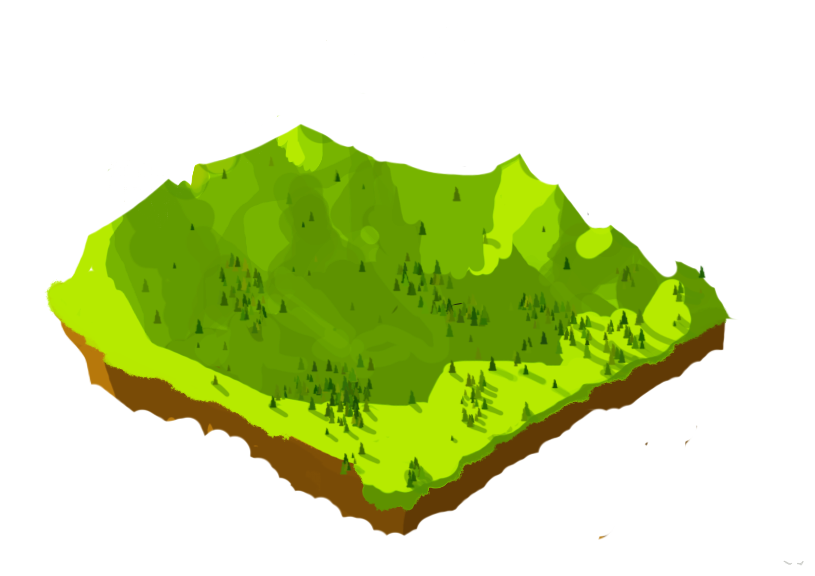
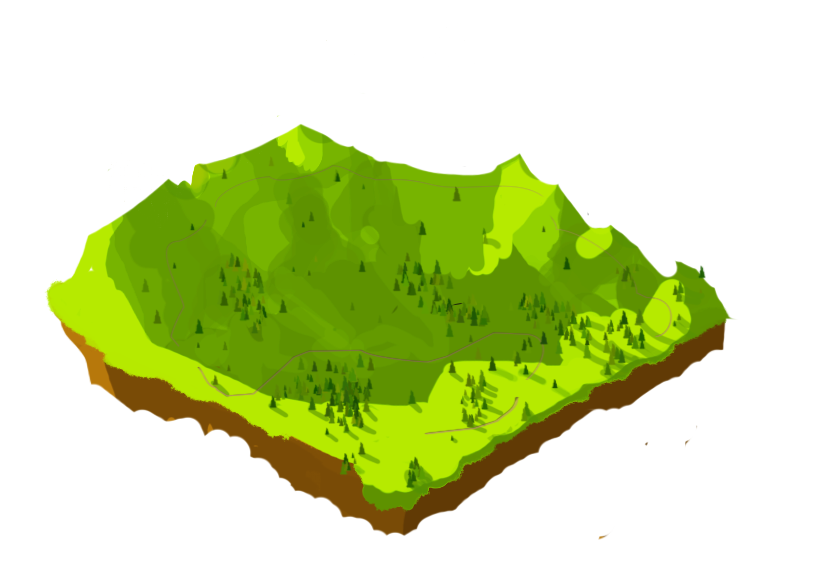
Layered file, before and after one edit (w=815, h=576). Changes by layer:
hid "Warstwa 16" over [left=783, top=560, right=804, bottom=566]
showed "Wypełnienie kolorem 2" over [left=165, top=165, right=804, bottom=566]
added group "Grupa 1" (75%) with 2 layers above "Warstwa 11 kopia" over [left=165, top=165, right=673, bottom=435]
added layer "Warstwa 17" (30%) in group "Grupa 1" over [left=165, top=165, right=673, bottom=407]
added layer "Paths" in group "Grupa 1" over [left=165, top=165, right=673, bottom=435]
